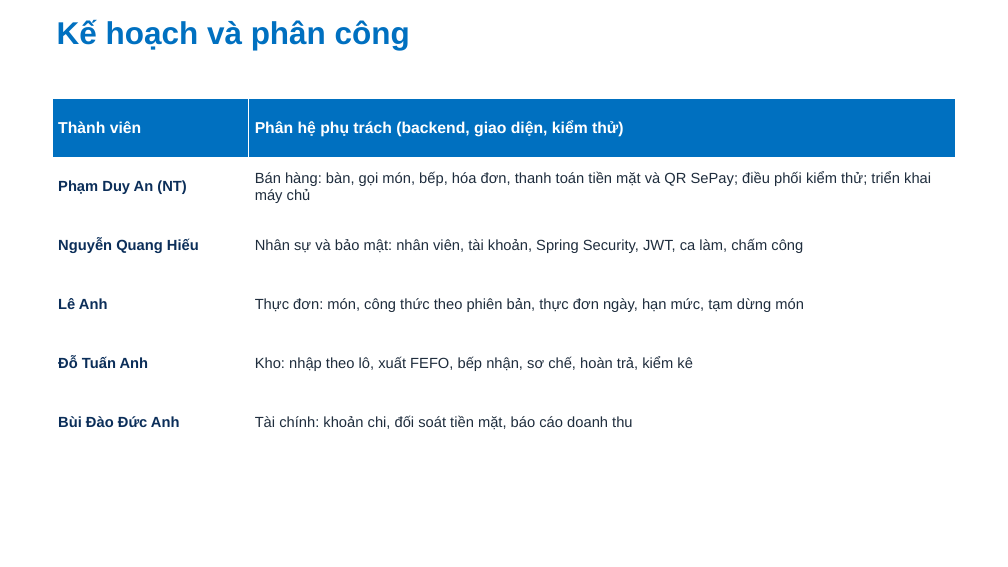
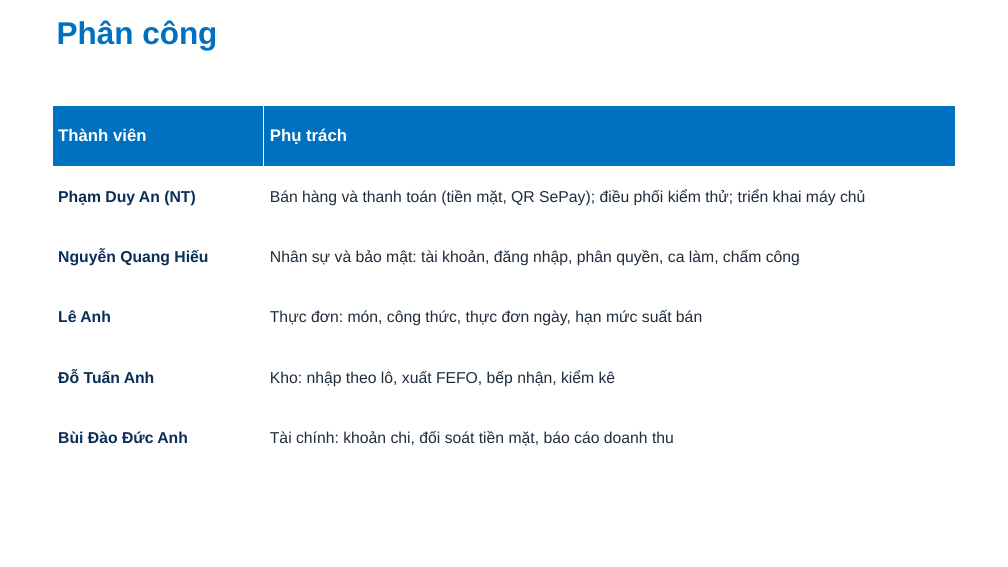
Before and after one commit to Anpham120/restaurant-management-system, a slide deck: slide 7 of docs/bao-cao-ltnc/Slide_LapTrinhNangCao_AtlasRestaurant.pptx. Drawn at 1008x567 pixels with LibreOffice and Linux fonts; fonts in the diff are those of the drawing; background and template pictures are left out. Boxes give left, top, right and bottom in pixels: in the first picture for what was removed or moved away, otherwise in the second. Text is boxed around its words. In the diff, an @@ line names an element or a change of style, - is before the commit and + after.

```diff
--- a/docs/bao-cao-ltnc/Slide_LapTrinhNangCao_AtlasRestaurant.pptx
+++ b/docs/bao-cao-ltnc/Slide_LapTrinhNangCao_AtlasRestaurant.pptx
@@ title at (57,20,217,50): text changed @@
-Kế hoạch và phân công
+Phân công
@@ table at (52,106,956,469) @@
-row 1, column 2: Phân hệ phụ trách (backend, giao diện, kiểm thử)
+row 1, column 2: Phụ trách
-row 2, column 2: Bán hàng: bàn, gọi món, bếp, hóa đơn, thanh toán tiền mặt và QR SePay; điều phối kiểm thử; triển khai máy chủ
+row 2, column 2: Bán hàng và thanh toán (tiền mặt, QR SePay); điều phối kiểm thử; triển khai máy chủ
-row 3, column 2: Nhân sự và bảo mật: nhân viên, tài khoản, Spring Security, JWT, ca làm, chấm công
+row 3, column 2: Nhân sự và bảo mật: tài khoản, đăng nhập, phân quyền, ca làm, chấm công
-row 4, column 2: Thực đơn: món, công thức theo phiên bản, thực đơn ngày, hạn mức, tạm dừng món
+row 4, column 2: Thực đơn: món, công thức, thực đơn ngày, hạn mức suất bán
-row 5, column 2: Kho: nhập theo lô, xuất FEFO, bếp nhận, sơ chế, hoàn trả, kiểm kê
+row 5, column 2: Kho: nhập theo lô, xuất FEFO, bếp nhận, kiểm kê
@@ size 15 to 16 pt in "Thành viên" @@
@@ size 14 to 15 pt in "Phạm Duy An (NT)", "Nguyễn Quang Hiếu", "Lê Anh", "Đỗ Tuấn Anh" and 2 more places @@
@@ table: place and size @@
-table at (52,98,956,452)
+table at (52,106,956,469)
```
Also in this commit, not shown: 4 other slides changed, 2 slides added, 4 slides removed, 1 other file.
